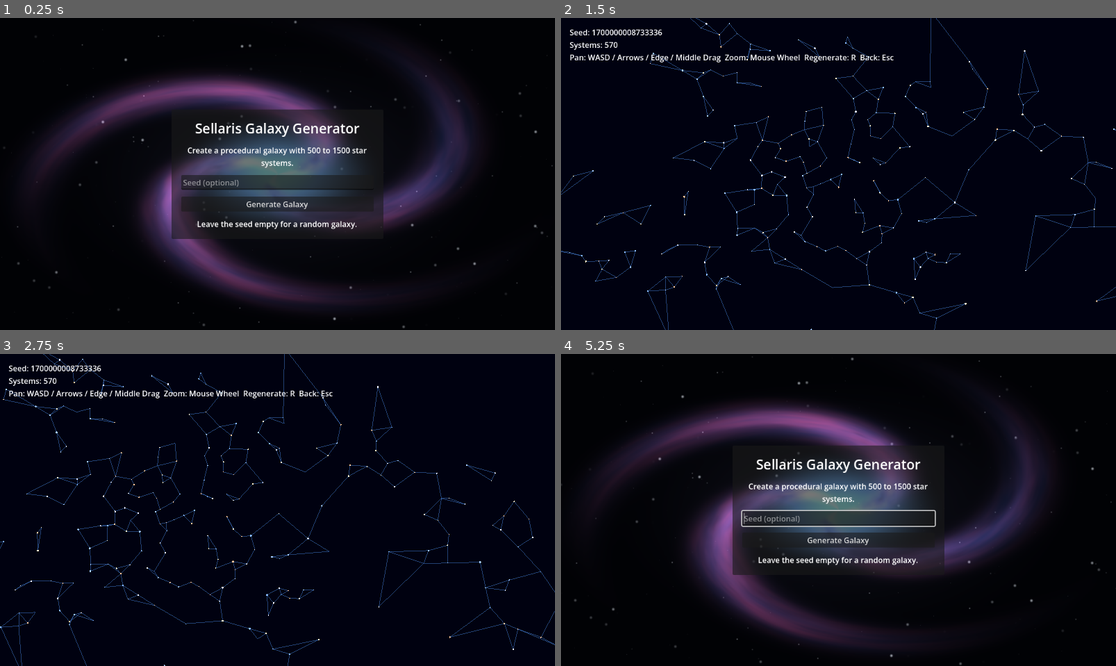
Above: before the commit, frames 1-4 (two rows, left to right).
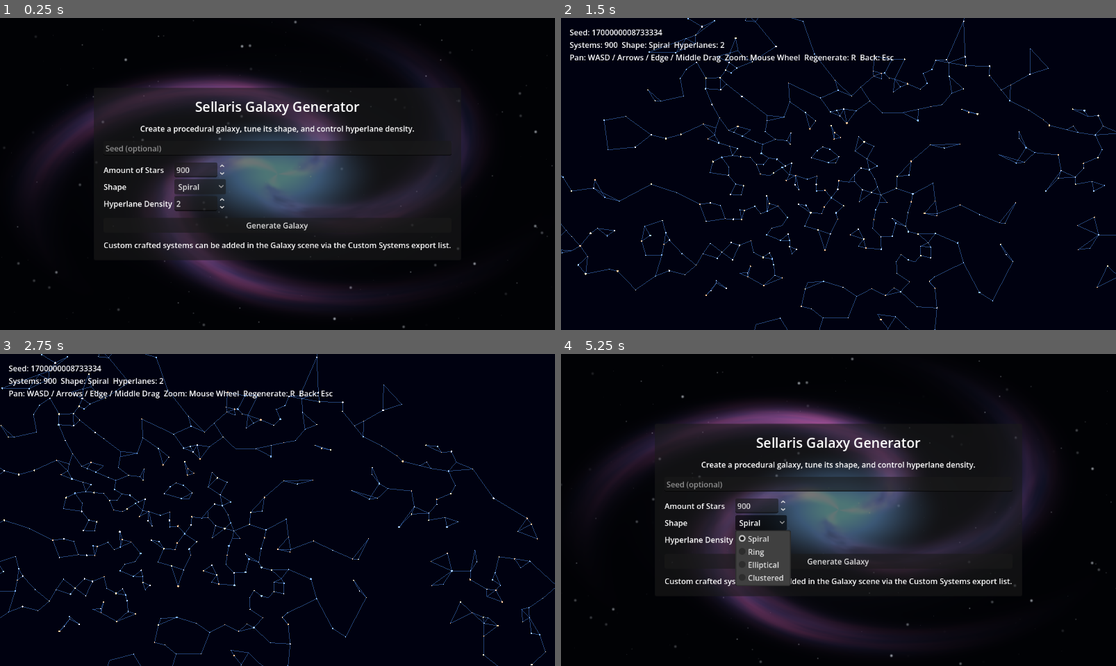
Above: after the commit, the same moments.

Repository: Paul-Arm/sellaris
Game: Godot game, scene res://scene/MainMenue.tscn
The game is run twice, just before and just after one commit, with the same random seed, the same clock (stepped at 60 frames per second) and the same inputs.
Inputs (mouse positions are in pixels of both pictures, inside the frame that each line leads up to):
- Up to frame 1 (0.25 s): no input
- Up to frame 2 (1.5 s): click "Generate Galaxy" at 0.5 s; tap Enter at 1.25 s; move the mouse to (960, 158) at 1.27 s; hold D from 1.28 s (still down); tap R at 1.35 s; click (960, 158) at 1.42 s
- Up to frame 3 (2.75 s): release D at 2 s; drag from (166, 525) to (249, 572) at 2.02 s
- Up to frame 4 (5.25 s): tap Space at 2.75 s; move the mouse to (894, 441) at 2.77 s; hold D 2.78-3.5 s; tap R at 2.85, 4.35 s; click (894, 441) at 2.92 s; drag from (810, 572) to (672, 463) at 3.52 s; tap Enter at 4.25 s; move the mouse to (1005, 556) at 4.27 s; hold A 4.28-5 s; click (1005, 556) at 4.42 s; tap Escape (ui_cancel) at 4.9 s; click (760, 522) at 5 s, where only the run after the commit has a clickable "Spiral"

The runs differ from the first frame. In frame 1, 11% of the frame differs, in the area x 16-83%, y 22-78%; in frame 2, 4.7%; in frame 3, 4.9%; in frame 4, 12%, in the area x 17-83%, y 22-78%.

Commit message:
Add galaxy generation features and UI enhancements
- Implement CustomStarSystem resource for defining custom star systems.
- Introduce GalaxyGenerator script for procedural galaxy generation.
- Update MainMenue to include controls for star count, galaxy shape, and hyperlane density.
- Modify galaxy.gd to integrate new generation settings and streamline galaxy creation.
- Enhance MainMenue.tscn layout for better user experience.

Diff:
--- /dev/null
+++ b/scene/CustomStarSystem.gd
@@ -0,0 +1,23 @@
+extends Resource
+class_name CustomStarSystem
+
+@export var system_id: String = ""
+@export var system_name: String = ""
+@export var position: Vector3 = Vector3.ZERO
+@export var star_color: Color = Color(1.0, 0.95, 0.82, 1.0)
+@export var star_class: String = "G"
+@export var planet_count_override: int = -1
+@export var planet_names: PackedStringArray = PackedStringArray()
+@export_multiline var notes: String = ""
+
+
+func get_resolved_id(index: int) -> String:
+	if not system_id.is_empty():
+		return system_id
+	return "custom_%03d" % index
+
+
+func get_resolved_name(index: int) -> String:
+	if not system_name.is_empty():
+		return system_name
+	return "Custom System %03d" % index
--- /dev/null
+++ b/scene/GalaxyGenerator.gd
@@ -0,0 +1,295 @@
+extends RefCounted
+class_name GalaxyGenerator
+
+const DEFAULT_STAR_COLORS := [
+	Color(0.55, 0.75, 1.0),
+	Color(0.67, 0.82, 1.0),
+	Color(0.93, 0.94, 1.0),
+	Color(1.0, 0.95, 0.82),
+	Color(1.0, 0.8, 0.62),
+]
+
+const STAR_CLASSES := ["B", "A", "F", "G", "K", "M"]
+const SHAPE_SPIRAL := "spiral"
+const SHAPE_RING := "ring"
+const SHAPE_ELLIPTICAL := "elliptical"
+const SHAPE_CLUSTERED := "clustered"
+
+
+func get_shape_options() -> PackedStringArray:
+	return PackedStringArray([SHAPE_SPIRAL, SHAPE_RING, SHAPE_ELLIPTICAL, SHAPE_CLUSTERED])
+
+
+func build_layout(config: Dictionary, custom_systems: Array[Resource]) -> Dictionary:
+	var galaxy_seed: int = _resolve_seed(config.get("seed_text", ""))
+	var rng := RandomNumberGenerator.new()
+	rng.seed = galaxy_seed
+
+	var target_system_count: int = maxi(1, int(config.get("star_count", 900)))
+	var galaxy_radius: float = float(config.get("galaxy_radius", 2600.0))
+	var min_system_distance: float = float(config.get("min_system_distance", 34.0))
+	var shape: String = str(config.get("shape", SHAPE_SPIRAL)).to_lower()
+	var spiral_arms: int = maxi(1, int(config.get("spiral_arms", 4)))
+	var hyperlane_density: int = clampi(int(config.get("hyperlane_density", 2)), 1, 8)
+
+	var systems: Array[Dictionary] = []
+	var grid: Dictionary = {}
+	var cell_size: float = min_system_distance
+	var custom_count: int = _append_custom_systems(systems, custom_systems, grid, cell_size)
+	var procedural_target: int = maxi(0, target_system_count - custom_count)
+	var max_attempts: int = maxi(2000, procedural_target * 70)
+	var attempt: int = 0
+
+	while systems.size() < target_system_count and attempt < max_attempts:
+		attempt += 1
+		var position: Vector3 = _sample_position(rng, shape, galaxy_radius, spiral_arms)
+		if _has_nearby_system(position, grid, cell_size, min_system_distance):
+			continue
+
+		var index: int = systems.size()
+		var system_id: String = "sys_%04d" % index
+		var record := {
+			"id": system_id,
+			"name": "System %04d" % (index + 1),
+			"position": position,
+			"star_color": DEFAULT_STAR_COLORS[rng.randi_range(0, DEFAULT_STAR_COLORS.size() - 1)],
+			"is_custom": false,
+			"custom_index": -1,
+		}
+		systems.append(record)
+		_add_to_grid(position, grid, cell_size)
+
+	if systems.size() < target_system_count:
+		push_warning("Galaxy generator reached the placement limit before hitting the requested system count.")
+
+	var links: Array[Vector2i] = _build_hyperlanes(systems, hyperlane_density)
+	return {
+		"seed": galaxy_seed,
+		"systems": systems,
+		"links": links,
+		"shape": shape,
+		"hyperlane_density": hyperlane_density,
+	}
+
+
+func generate_system_details(galaxy_seed: int, system_record: Dictionary, custom_systems: Array[Resource]) -> Dictionary:
+	if bool(system_record.get("is_custom", false)):
+		var custom_index: int = int(system_record.get("custom_index", -1))
+		if custom_index >= 0 and custom_index < custom_systems.size():
+			return _build_custom_system_details(system_record, custom_systems[custom_index])
+
+	var system_id: String = str(system_record.get("id", ""))
+	var detail_rng := RandomNumberGenerator.new()
+	detail_rng.seed = _combine_seed(galaxy_seed, system_id)
+
+	var star_class_index: int = detail_rng.randi_range(0, STAR_CLASSES.size() - 1)
+	var planet_count: int = detail_rng.randi_range(2, 12)
+	var habitable_count: int = detail_rng.randi_range(0, mini(3, planet_count))
+	var anomaly_risk: float = snapped(detail_rng.randf_range(0.0, 1.0), 0.01)
+	var planet_names: PackedStringArray = PackedStringArray()
+
+	for i in range(planet_count):
+		planet_names.append("%s-%d" % [system_record.get("name", system_id), i + 1])
+
+	return {
+		"id": system_id,
+		"name": str(system_record.get("name", system_id)),
+		"star_class": STAR_CLASSES[star_class_index],
+		"planet_count": planet_count,
+		"habitable_worlds": habitable_count,
+		"anomaly_risk": anomaly_risk,
+		"planet_names": planet_names,
+		"is_custom": false,
+	}
+
+
+func _build_custom_system_details(system_record: Dictionary, custom_system: Resource) -> Dictionary:
+	var resolved_name: String = str(system_record.get("name", custom_system.system_name))
+	var planet_count: int = custom_system.planet_count_override
+	if planet_count < 0:
+		planet_count = custom_system.planet_names.size()
+
+	return {
+		"id": str(system_record.get("id", custom_system.system_id)),
+		"name": resolved_name,
+		"star_class": custom_system.star_class,
+		"planet_count": maxi(planet_count, 0),
+		"habitable_worlds": 0,
+		"anomaly_risk": 0.0,
+		"planet_names": custom_system.planet_names,
+		"is_custom": true,
+		"notes": custom_system.notes,
+	}
+
+
+func _resolve_seed(seed_text: String) -> int:
+	if seed_text.is_empty():
+		return int(Time.get_unix_time_from_system() * 1000000.0) + int(Time.get_ticks_usec())
+	return seed_text.hash()
+
+
+func _combine_seed(galaxy_seed: int, system_id: String) -> int:
+	return galaxy_seed + system_id.hash() * 31
+
+
+func _append_custom_systems(systems: Array[Dictionary], custom_systems: Array[Resource], grid: Dictionary, cell_size: float) -> int:
+	var added_count: int = 0
+
+	for i in range(custom_systems.size()):
+		var custom_system: Resource = custom_systems[i]
+		if custom_system == null:
+			continue
+
+		var record := {
+			"id": custom_system.get_resolved_id(i),
+			"name": custom_system.get_resolved_name(i),
+			"position": custom_system.position,
+			"star_color": custom_system.star_color,
+			"is_custom": true,
+			"custom_index": i,
+		}
+		systems.append(record)
+		_add_to_grid(custom_system.position, grid, cell_size)
+		added_count += 1
+
+	return added_count
+
+
+func _sample_position(rng: RandomNumberGenerator, shape: String, galaxy_radius: float, spiral_arms: int) -> Vector3:
+	match shape:
+		SHAPE_RING:
+			return _sample_ring_position(rng, galaxy_radius)
+		SHAPE_ELLIPTICAL:
+			return _sample_elliptical_position(rng, galaxy_radius)
+		SHAPE_CLUSTERED:
+			return _sample_clustered_position(rng, galaxy_radius)
+		_:
+			return _sample_spiral_position(rng, galaxy_radius, spiral_arms)
+
+
+func _sample_spiral_position(rng: RandomNumberGenerator, galaxy_radius: float, spiral_arms: int) -> Vector3:
+	var radius_roll: float = pow(rng.randf(), 0.58)
+	var radius: float = radius_roll * galaxy_radius
+	var arm_index: int = rng.randi_range(0, maxi(spiral_arms - 1, 0))
+	var arm_count: float = maxf(float(spiral_arms), 1.0)
+	var arm_angle: float = float(arm_index) * TAU / arm_count
+	var swirl: float = (radius / galaxy_radius) * 2.6
+	var random_scatter: float = rng.randf_range(-0.28, 0.28)
+	var angle: float = arm_angle + swirl + random_scatter
+
+	if rng.randf() < 0.25:
+		angle = rng.randf_range(0.0, TAU)
+		radius *= rng.randf_range(0.15, 0.55)
+
+	var x: float = cos(angle) * radius * rng.randf_range(0.9, 1.1)
+	var z: float = sin(angle) * radius
+	var y: float = rng.randf_range(-18.0, 18.0)
+	return Vector3(x, y, z)
+
+
+func _sample_ring_position(rng: RandomNumberGenerator, galaxy_radius: float) -> Vector3:
+	var angle: float = rng.randf_range(0.0, TAU)
+	var radius: float = rng.randf_range(galaxy_radius * 0.45, galaxy_radius * 0.95)
+	var thickness: float = rng.randf_range(-galaxy_radius * 0.08, galaxy_radius * 0.08)
+	var final_radius: float = radius + thickness
+	return Vector3(cos(angle) * final_radius, rng.randf_range(-12.0, 12.0), sin(angle) * final_radius)
+
+
+func _sample_elliptical_position(rng: RandomNumberGenerator, galaxy_radius: float) -> Vector3:
+	var angle: float = rng.randf_range(0.0, TAU)
+	var radius: float = sqrt(rng.randf()) * galaxy_radius
+	var x: float = cos(angle) * radius * 1.1
+	var z: float = sin(angle) * radius * 0.7
+	return Vector3(x, rng.randf_range(-24.0, 24.0), z)
+
+
+func _sample_clustered_position(rng: RandomNumberGenerator, galaxy_radius: float) -> Vector3:
+	var cluster_angle: float = rng.randi_range(0, 4) * TAU / 5.0 + rng.randf_range(-0.25, 0.25)
+	var cluster_radius: float = galaxy_radius * rng.randf_range(0.18, 0.75)
+	var cluster_center := Vector2(cos(cluster_angle), sin(cluster_angle)) * cluster_radius
+	var local_angle: float = rng.randf_range(0.0, TAU)
+	var local_radius: float = sqrt(rng.randf()) * galaxy_radius * 0.17
+	var offset := Vector2(cos(local_angle), sin(local_angle)) * local_radius
+	return Vector3(cluster_center.x + offset.x, rng.randf_range(-16.0, 16.0), cluster_center.y + offset.y)
+
+
+func _has_nearby_system(candidate: Vector3, grid: Dictionary, cell_size: float, min_system_distance: float) -> bool:
+	var cell := Vector2i(
+		int(floor(candidate.x / cell_size)),
+		int(floor(candidate.z / cell_size))
+	)
+	var min_distance_sq: float = min_system_distance * min_system_distance
+
+	for x_offset in range(-1, 2):
+		for y_offset in range(-1, 2):
+			var neighbor_cell := Vector2i(cell.x + x_offset, cell.y + y_offset)
+			if not grid.has(neighbor_cell):
+				continue
+
+			var existing_positions: Array = grid[neighbor_cell]
+			for existing_variant in existing_positions:
+				var existing: Vector3 = existing_variant
+				if candidate.distance_squared_to(existing) < min_distance_sq:
+					return true
+
+	return false
+
+
+func _add_to_grid(position: Vector3, grid: Dictionary, cell_size: float) -> void:
+	var cell := Vector2i(
+		int(floor(position.x / cell_size)),
+		int(floor(position.z / cell_size))
+	)
+	if not grid.has(cell):
+		grid[cell] = []
+	var existing_positions: Array = grid[cell]
+	existing_positions.append(position)
+	grid[cell] = existing_positions
+
+
+func _build_hyperlanes(systems: Array[Dictionary], density: int) -> Array[Vector2i]:
+	var links: Array[Vector2i] = []
+	var dedupe: Dictionary = {}
+
+	for i in range(systems.size()):
+		var nearest: Array[int] = _find_nearest_neighbors(i, systems, density)
+		for neighbor_index in nearest:
+			var a: int = mini(i, neighbor_index)
+			var b: int = maxi(i, neighbor_index)
+			var key: String = "%s:%s" % [a, b]
+			if dedupe.has(key):
+				continue
+			dedupe[key] = true
+			links.append(Vector2i(a, b))
+
+	return links
+
+
+func _find_nearest_neighbors(system_index: int, systems: Array[Dictionary], desired_count: int) -> Array[int]:
+	var origin: Vector3 = systems[system_index]["position"]
+	var nearest: Array[int] = []
+	var nearest_distances: Array[float] = []
+
+	for candidate_index in range(systems.size()):
+		if candidate_index == system_index:
+			continue
+
+		var distance_sq: float = origin.distance_squared_to(systems[candidate_index]["position"])
+		var insert_at: int = nearest_distances.size()
+
+		for i in range(nearest_distances.size()):
+			if distance_sq < nearest_distances[i]:
+				insert_at = i
+				break
+
+		if insert_at < desired_count:
+			nearest.insert(insert_at, candidate_index)
+			nearest_distances.insert(insert_at, distance_sq)
+			if nearest.size() > desired_count:
+				nearest.resize(desired_count)
+				nearest_distances.resize(desired_count)
+		elif nearest.size() < desired_count:
+			nearest.append(candidate_index)
+			nearest_distances.append(distance_sq)
+
+	return nearest
--- a/scene/MainMenue.gd
+++ b/scene/MainMenue.gd
@@ -1,14 +1,21 @@
 extends Control
 
 const GALAXY_SCENE := preload("res://scene/galaxy.tscn")
+const GALAXY_GENERATOR_SCRIPT := preload("res://scene/GalaxyGenerator.gd")
 
 @onready var seed_input: LineEdit = $Panel/MarginContainer/VBoxContainer/SeedInput
+@onready var star_count_spin_box: SpinBox = $Panel/MarginContainer/VBoxContainer/SettingsGrid/StarCountSpinBox
+@onready var shape_option_button: OptionButton = $Panel/MarginContainer/VBoxContainer/SettingsGrid/ShapeOptionButton
+@onready var hyperlane_density_spin_box: SpinBox = $Panel/MarginContainer/VBoxContainer/SettingsGrid/HyperlaneDensitySpinBox
 @onready var generate_button: Button = $Panel/MarginContainer/VBoxContainer/GenerateButton
+
+var generator: RefCounted = GALAXY_GENERATOR_SCRIPT.new()
 
 
 func _ready() -> void:
 	generate_button.pressed.connect(_on_generate_pressed)
 	seed_input.text_submitted.connect(_on_seed_submitted)
+	_setup_controls()
 
 
 func _on_seed_submitted(_submitted_text: String) -> void:
@@ -17,8 +24,14 @@
 
 func _on_generate_pressed() -> void:
 	var galaxy := GALAXY_SCENE.instantiate()
-	if galaxy.has_method("set_seed_text"):
-		galaxy.set_seed_text(seed_input.text.strip_edges())
+	var settings := {
+		"seed_text": seed_input.text.strip_edges(),
+		"star_count": int(star_count_spin_box.value),
+		"shape": generator.get_shape_options()[shape_option_button.selected],
+		"hyperlane_density": int(hyperlane_density_spin_box.value),
+	}
+	if galaxy.has_method("configure"):
+		galaxy.configure(settings)
 
 	var tree := get_tree()
 	var current_scene := tree.current_scene
@@ -27,3 +40,20 @@
 
 	if current_scene != null:
 		current_scene.queue_free()
+
+
+func _setup_controls() -> void:
+	var shape_options: PackedStringArray = generator.get_shape_options()
+	shape_option_button.clear()
+	for shape_name in shape_options:
+		shape_option_button.add_item(shape_name.capitalize())
+
+	star_count_spin_box.min_value = 500
+	star_count_spin_box.max_value = 1500
+	star_count_spin_box.step = 50
+	star_count_spin_box.value = 900
+
+	hyperlane_density_spin_box.min_value = 1
+	hyperlane_density_spin_box.max_value = 8
+	hyperlane_density_spin_box.step = 1
+	hyperlane_density_spin_box.value = 2
--- a/scene/MainMenue.tscn
+++ b/scene/MainMenue.tscn
@@ -44,10 +44,10 @@
 anchor_top = 0.5
 anchor_right = 0.5
 anchor_bottom = 0.5
-offset_left = -220.0
-offset_top = -110.0
-offset_right = 220.0
-offset_bottom = 110.0
+offset_left = -250.0
+offset_top = -170.0
+offset_right = 250.0
+offset_bottom = 170.0
 grow_horizontal = 2
 grow_vertical = 2
 
@@ -70,7 +70,7 @@
 
 [node name="Description" type="Label" parent="Panel/MarginContainer/VBoxContainer" unique_id=189006529]
 layout_mode = 2
-text = "Create a procedural galaxy with 500 to 1500 star systems."
+text = "Create a procedural galaxy, tune its shape, and control hyperlane density."
 horizontal_alignment = 1
 autowrap_mode = 2
 
@@ -79,11 +79,36 @@
 placeholder_text = "Seed (optional)"
 clear_button_enabled = true
 
+[node name="SettingsGrid" type="GridContainer" parent="Panel/MarginContainer/VBoxContainer"]
+layout_mode = 2
+columns = 2
+
+[node name="StarCountLabel" type="Label" parent="Panel/MarginContainer/VBoxContainer/SettingsGrid"]
+layout_mode = 2
+text = "Amount of Stars"
+
+[node name="StarCountSpinBox" type="SpinBox" parent="Panel/MarginContainer/VBoxContainer/SettingsGrid"]
+layout_mode = 2
+
+[node name="ShapeLabel" type="Label" parent="Panel/MarginContainer/VBoxContainer/SettingsGrid"]
+layout_mode = 2
+text = "Shape"
+
+[node name="ShapeOptionButton" type="OptionButton" parent="Panel/MarginContainer/VBoxContainer/SettingsGrid"]
+layout_mode = 2
+
+[node name="HyperlaneDensityLabel" type="Label" parent="Panel/MarginContainer/VBoxContainer/SettingsGrid"]
+layout_mode = 2
+text = "Hyperlane Density"
+
+[node name="HyperlaneDensitySpinBox" type="SpinBox" parent="Panel/MarginContainer/VBoxContainer/SettingsGrid"]
+layout_mode = 2
+
 [node name="GenerateButton" type="Button" parent="Panel/MarginContainer/VBoxContainer" unique_id=1304444680]
 layout_mode = 2
 text = "Generate Galaxy"
 
 [node name="Hint" type="Label" parent="Panel/MarginContainer/VBoxContainer" unique_id=1097349]
 layout_mode = 2
-text = "Leave the seed empty for a random galaxy."
+text = "Custom crafted systems can be added in the Galaxy scene via the Custom Systems export list."
 horizontal_alignment = 1
--- a/scene/galaxy.gd
+++ b/scene/galaxy.gd
@@ -1,19 +1,14 @@
 extends Node3D
 
-const STAR_COLORS := [
-	Color(0.55, 0.75, 1.0),
-	Color(0.67, 0.82, 1.0),
-	Color(0.93, 0.94, 1.0),
-	Color(1.0, 0.95, 0.82),
-	Color(1.0, 0.8, 0.62),
-]
+const GALAXY_GENERATOR_SCRIPT := preload("res://scene/GalaxyGenerator.gd")
 
-@export_range(500, 1500, 1) var min_system_count: int = 500
-@export_range(500, 1500, 1) var max_system_count: int = 1500
+@export var star_count: int = 900
 @export var galaxy_radius: float = 2600.0
 @export var min_system_distance: float = 34.0
 @export_range(1, 6, 1) var spiral_arms: int = 4
-@export_range(1, 5, 1) var hyperlanes_per_system: int = 2
+@export_enum("spiral", "ring", "elliptical", "clustered") var galaxy_shape: String = "spiral"
+@export_range(1, 8, 1) var hyperlane_density: int = 2
+@export var custom_systems: Array[Resource] = []
 
 @onready var camera_rig: Node3D = $CameraRig
 @onready var camera: Camera3D = $CameraRig/Camera3D
@@ -23,12 +18,28 @@
 
 var seed_text: String = ""
 var generated_seed: int = 0
-var system_count: int = 0
 var system_positions: Array[Vector3] = []
+var system_records: Array[Dictionary] = []
+var hyperlane_links: Array[Vector2i] = []
+var generation_settings: Dictionary = {}
+var generator: RefCounted = GALAXY_GENERATOR_SCRIPT.new()
+var systems_by_id: Dictionary = {}
 
 
 func set_seed_text(value: String) -> void:
 	seed_text = value
+
+
+func configure(settings: Dictionary) -> void:
+	generation_settings = settings.duplicate(true)
+	if generation_settings.has("seed_text"):
+		seed_text = str(generation_settings["seed_text"])
+	if generation_settings.has("star_count"):
+		star_count = int(generation_settings["star_count"])
+	if generation_settings.has("shape"):
+		galaxy_shape = str(generation_settings["shape"])
+	if generation_settings.has("hyperlane_density"):
+		hyperlane_density = int(generation_settings["hyperlane_density"])
 
 
 func _ready() -> void:
@@ -46,93 +57,46 @@
 
 func _generate_galaxy() -> void:
 	system_positions.clear()
+	system_records.clear()
+	hyperlane_links.clear()
+	systems_by_id.clear()
 	if camera_rig.has_method("reset_view"):
 		camera_rig.reset_view(galaxy_radius)
 
-	var rng := RandomNumberGenerator.new()
-	generated_seed = _resolve_seed()
-	rng.seed = generated_seed
-	system_count = rng.randi_range(min(min_system_count, max_system_count), max(min_system_count, max_system_count))
+	var resolved_settings := {
+		"seed_text": seed_text,
+		"star_count": star_count,
+		"galaxy_radius": galaxy_radius,
+		"min_system_distance": min_system_distance,
+		"spiral_arms": spiral_arms,
+		"shape": galaxy_shape,
+		"hyperlane_density": hyperlane_density,
+	}
+	for key in generation_settings.keys():
+		resolved_settings[key] = generation_settings[key]
 
-	system_positions = _build_system_positions(rng, system_count)
-	_render_stars(rng)
+	var layout: Dictionary = generator.build_layout(resolved_settings, custom_systems)
+	generated_seed = int(layout.get("seed", 0))
+	galaxy_shape = str(layout.get("shape", galaxy_shape))
+	hyperlane_density = int(layout.get("hyperlane_density", hyperlane_density))
+	system_records = layout.get("systems", [])
+	hyperlane_links = layout.get("links", [])
+
+	for system_record in system_records:
+		system_positions.append(system_record["position"])
+		systems_by_id[system_record["id"]] = system_record
+
+	_render_stars()
 	_render_hyperlanes()
 	_update_info_label()
 
 
-func _resolve_seed() -> int:
-	if seed_text.is_empty():
-		return int(Time.get_unix_time_from_system() * 1000000.0) + int(Time.get_ticks_usec())
+func get_system_details(system_id: String) -> Dictionary:
+	if not systems_by_id.has(system_id):
+		return {}
+	return generator.generate_system_details(generated_seed, systems_by_id[system_id], custom_systems)
 
-	return seed_text.hash()
-
-
-func _build_system_positions(rng: RandomNumberGenerator, target_count: int) -> Array[Vector3]:
-	var positions: Array[Vector3] = []
-	var cell_size := min_system_distance
-	var grid: Dictionary = {}
-	var max_attempts := target_count * 60
-	var attempt := 0
-
-	while positions.size() < target_count and attempt < max_attempts:
-		attempt += 1
-		var candidate := _sample_system_position(rng)
-		var cell := Vector2i(
-			int(floor(candidate.x / cell_size)),
-			int(floor(candidate.z / cell_size))
-		)
-
-		if _has_nearby_system(candidate, cell, grid):
-			continue
-
-		positions.append(candidate)
-		if not grid.has(cell):
-			grid[cell] = []
-		grid[cell].append(candidate)
-
-	if positions.size() < target_count:
-		push_warning("Galaxy generator reached the placement limit before hitting the requested system count.")
-
-	return positions
-
-
-func _sample_system_position(rng: RandomNumberGenerator) -> Vector3:
-	var radius_roll: float = pow(rng.randf(), 0.58)
-	var radius: float = radius_roll * galaxy_radius
-	var arm_index: int = rng.randi_range(0, maxi(spiral_arms - 1, 0))
-	var arm_count: float = maxf(float(spiral_arms), 1.0)
-	var arm_angle: float = float(arm_index) * TAU / arm_count
-	var swirl: float = (radius / galaxy_radius) * 2.6
-	var random_scatter: float = rng.randf_range(-0.28, 0.28)
-	var angle: float = arm_angle + swirl + random_scatter
-
-	if rng.randf() < 0.25:
-		angle = rng.randf_range(0.0, TAU)
-		radius *= rng.randf_range(0.15, 0.55)
-
-	var x := cos(angle) * radius * rng.randf_range(0.9, 1.1)
-	var z := sin(angle) * radius
-	var y := rng.randf_range(-18.0, 18.0)
-	return Vector3(x, y, z)
-
-
-func _has_nearby_system(candidate: Vector3, cell: Vector2i, grid: Dictionary) -> bool:
-	var min_distance_sq := min_system_distance * min_system_distance
-
-	for x_offset in range(-1, 2):
-		for y_offset in range(-1, 2):
-			var neighbor_cell := Vector2i(cell.x + x_offset, cell.y + y_offset)
-			if not grid.has(neighbor_cell):
-				continue
-
-			for existing: Vector3 in grid[neighbor_cell]:
-				if candidate.distance_squared_to(existing) < min_distance_sq:
-					return true
-
-	return false
-
-
-func _render_stars(rng: RandomNumberGenerator) -> void:
+func _render_stars() -> void:
 	var sphere := SphereMesh.new()
 	sphere.radius = 3.0
 	sphere.height = 6.0
@@ -151,13 +115,17 @@
 	multimesh.transform_format = MultiMesh.TRANSFORM_3D
 	multimesh.use_colors = true
 	multimesh.mesh = sphere
-	multimesh.instance_count = system_positions.size()
+	multimesh.instance_count = system_records.size()
 
-	for i in range(system_positions.size()):
+	var rng := RandomNumberGenerator.new()
+	rng.seed = generated_seed
+
+	for i in range(system_records.size()):
+		var system_record: Dictionary = system_records[i]
 		var star_scale := rng.randf_range(0.55, 1.9)
-		var transform := Transform3D(Basis().scaled(Vector3.ONE * star_scale), system_positions[i])
+		var transform := Transform3D(Basis().scaled(Vector3.ONE * star_scale), system_record["position"])
 		multimesh.set_instance_transform(i, transform)
-		multimesh.set_instance_color(i, STAR_COLORS[rng.randi_range(0, STAR_COLORS.size() - 1)])
+		multimesh.set_instance_color(i, system_record["star_color"])
 
 	stars.multimesh = multimesh
 
@@ -171,61 +139,21 @@
 	lane_material.albedo_color = Color(0.32, 0.56, 0.95, 0.42)
 	lane_material.transparency = BaseMaterial3D.TRANSPARENCY_ALPHA
 
-	var links: Dictionary = {}
-
-	for i in range(system_positions.size()):
-		var nearest := _find_nearest_neighbors(i, hyperlanes_per_system)
-		for neighbor_index in nearest:
-			var a: int = mini(i, neighbor_index)
-			var b: int = maxi(i, neighbor_index)
-			var key := "%s:%s" % [a, b]
-			if links.has(key):
-				continue
-
-			links[key] = true
-			surface_tool.set_color(Color(0.32, 0.56, 0.95, 0.42))
-			surface_tool.add_vertex(system_positions[a])
-			surface_tool.set_color(Color(0.32, 0.56, 0.95, 0.42))
-			surface_tool.add_vertex(system_positions[b])
+	for link in hyperlane_links:
+		surface_tool.set_color(Color(0.32, 0.56, 0.95, 0.42))
+		surface_tool.add_vertex(system_positions[link.x])
+		surface_tool.set_color(Color(0.32, 0.56, 0.95, 0.42))
+		surface_tool.add_vertex(system_positions[link.y])
 
 	hyperlanes.mesh = surface_tool.commit()
 	hyperlanes.material_override = lane_material
 
 
-func _find_nearest_neighbors(system_index: int, desired_count: int) -> Array[int]:
-	var origin := system_positions[system_index]
-	var nearest: Array[int] = []
-	var nearest_distances: Array[float] = []
-
-	for candidate_index in range(system_positions.size()):
-		if candidate_index == system_index:
-			continue
-
-		var distance_sq := origin.distance_squared_to(system_positions[candidate_index])
-		var insert_at := nearest_distances.size()
-
-		for i in range(nearest_distances.size()):
-			if distance_sq < nearest_distances[i]:
-				insert_at = i
-				break
-
-		if insert_at < desired_count:
-			nearest.insert(insert_at, candidate_index)
-			nearest_distances.insert(insert_at, distance_sq)
-
-			if nearest.size() > desired_count:
-				nearest.resize(desired_count)
-				nearest_distances.resize(desired_count)
-		elif nearest.size() < desired_count:
-			nearest.append(candidate_index)
-			nearest_distances.append(distance_sq)
-
-	return nearest
-
-
 func _update_info_label() -> void:
 	var displayed_seed := seed_text if not seed_text.is_empty() else str(generated_seed)
-	info_label.text = "Seed: %s\nSystems: %d\nPan: WASD / Arrows / Edge / Middle Drag  Zoom: Mouse Wheel  Regenerate: R  Back: Esc" % [
+	info_label.text = "Seed: %s\nSystems: %d  Shape: %s  Hyperlanes: %d\nPan: WASD / Arrows / Edge / Middle Drag  Zoom: Mouse Wheel  Regenerate: R  Back: Esc" % [
 		displayed_seed,
 		system_positions.size(),
+		galaxy_shape.capitalize(),
+		hyperlane_density,
 	]
Not shown, added: scene/CustomStarSystem.gd.uid
Not shown, added: scene/GalaxyGenerator.gd.uid
